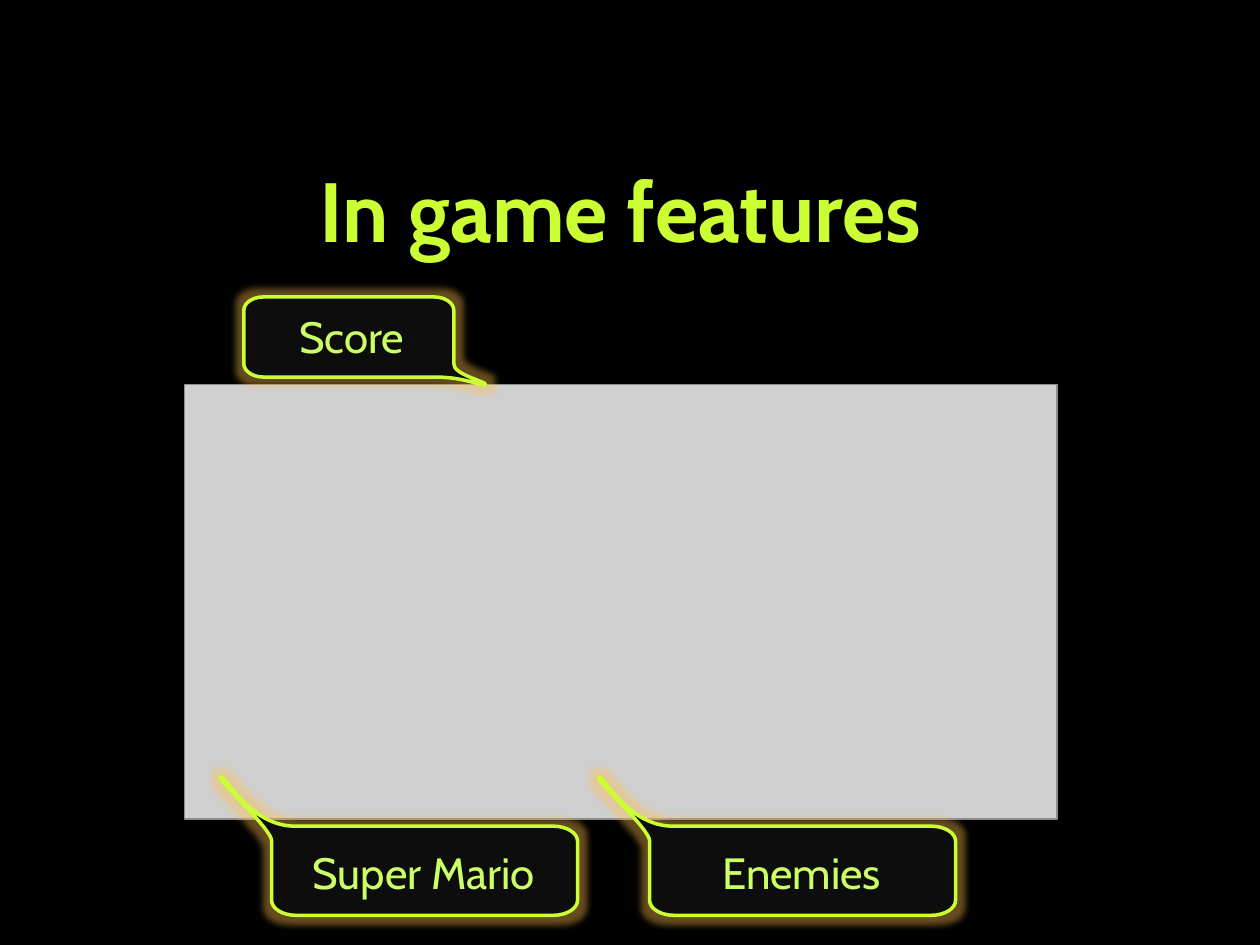
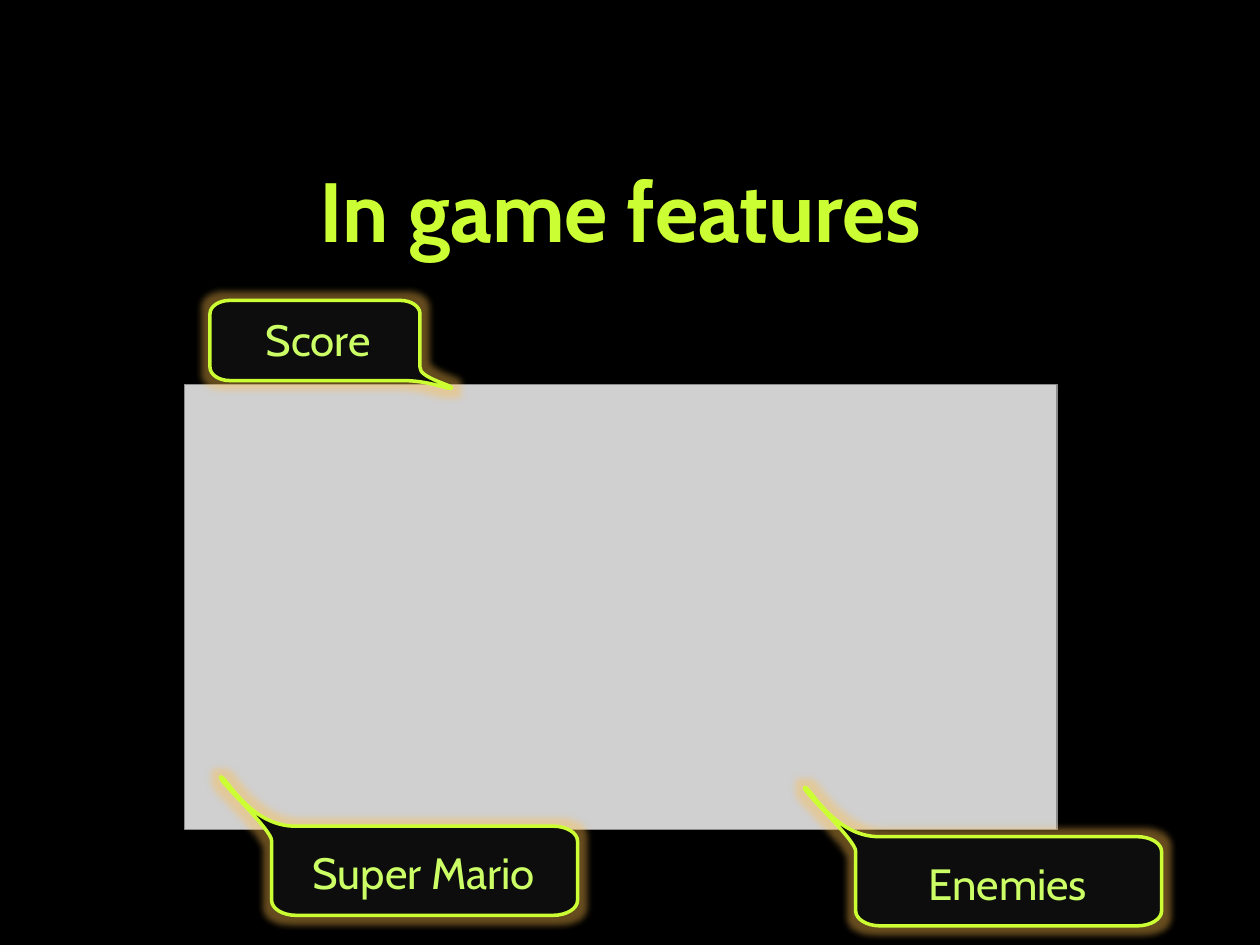
Before and after one commit to kalinalazarova1/TeamReptile, a slide deck: slide 3 of Documentation/TeamReptile - Presentation.pptx. Drawn at 1260x945 pixels with LibreOffice and Linux fonts; fonts in the diff are those of the drawing; grey boxes stand for pictures; background and template pictures are left out. Boxes give left, top, right and bottom in pixels: in the first picture for what was removed or moved away, otherwise in the second. Text is boxed around its words. In the diff, an @@ line names an element or a change of style, - is before the commit and + after.

```diff
--- a/Documentation/TeamReptile - Presentation.pptx
+++ b/Documentation/TeamReptile - Presentation.pptx
@@ freeform shape: place and size @@
-freeform shape at box(243, 297, 485, 386)
+freeform shape at box(210, 300, 452, 388)
@@ text "Score": place and size @@
-text "Score" at box(299, 321, 404, 354)
+text "Score" at box(266, 324, 371, 357)
@@ picture: place and size @@
-picture at box(184, 384, 1056, 819)
+picture at box(184, 384, 1056, 829)
@@ freeform shape "Enemies": place and size @@
-freeform shape "Enemies" at box(598, 777, 955, 916)
+freeform shape "Enemies" at box(805, 788, 1162, 926)
```
Also in this commit, not shown: 1 other slide changed, 1 other file.
